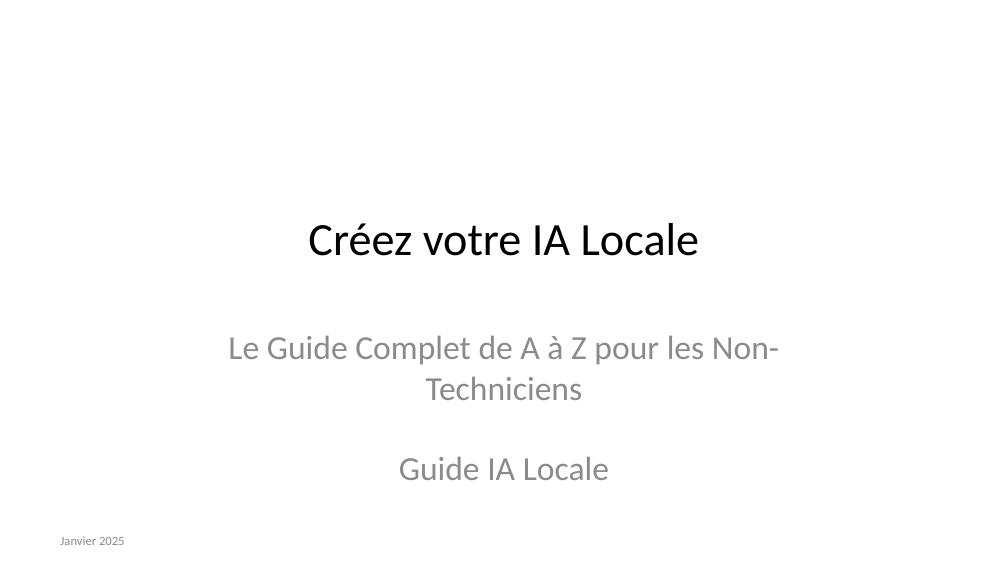
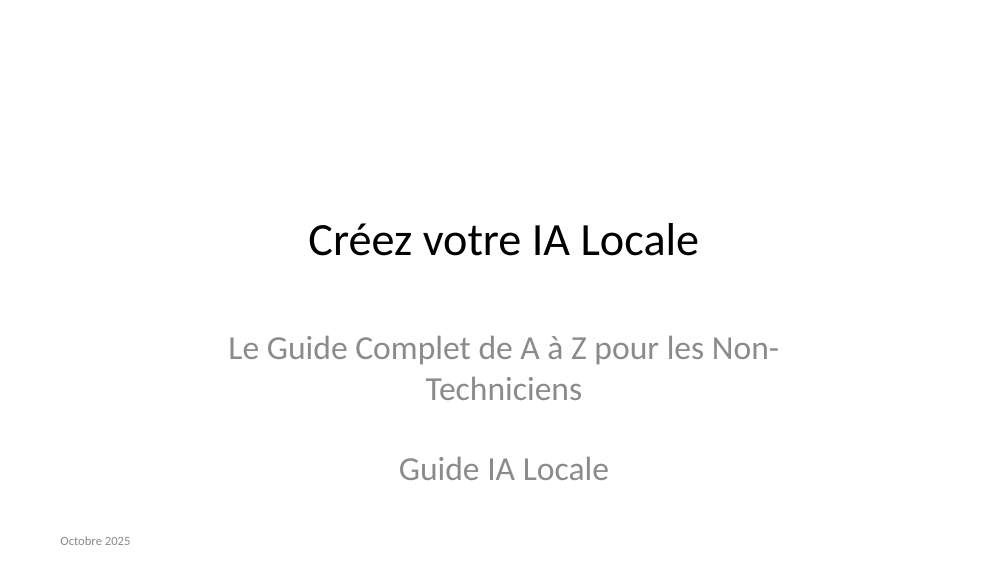
Before and after one commit to kl-IOS/IA_Locale, a slide deck: slide 1 of claude/presentation_grand_public.pptx. Drawn at 1008x567 pixels with LibreOffice and Linux fonts; fonts in the diff are those of the drawing. Boxes give left, top, right and bottom in pixels: in the first picture for what was removed or moved away, otherwise in the second. Text is boxed around its words. In the diff, an @@ line names an element or a change of style, - is before the commit and + after.

```diff
--- a/claude/presentation_grand_public.pptx
+++ b/claude/presentation_grand_public.pptx
@@ text at (x1=60, y1=536, x2=131, y2=545): text changed @@
-Janvier 2025
+Octobre 2025
```
Also in this commit, not shown: 3 other slides changed, 16 slides added, 3 slides removed, 16 other files.
